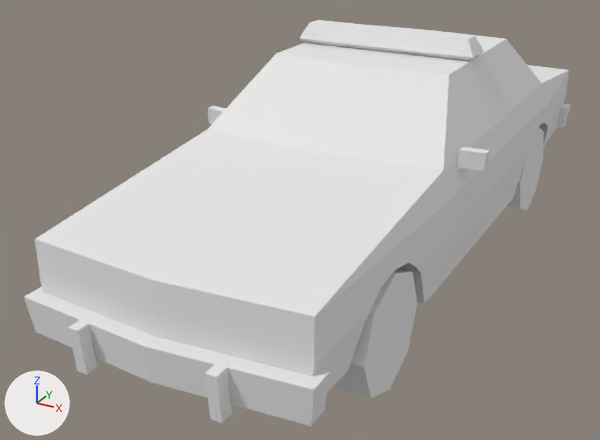
Before and after pictures for a commit that changed the OBJ model Assets/Models/PSX_Style_Cars_by_GGBot_(August2023)/Car 05/Car5_Police.obj.
Camera for both pictures: a camera (50 mm lens) standing at (3.19, -7.32, 3.77) and looking at (-0.48, -0.64, 0.44). Arrows for +X, +Y and +Z are at lower left; the lights stay in place. The older version comes first. Where no turn or scale is listed for an object, it has been applied to the vertices.

The first picture shows 'Car5_Police'.
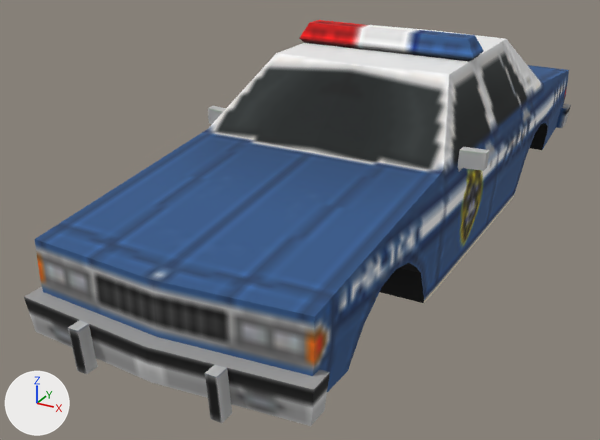
Location of each change, (x1, y1, x2, y2) in pixels of the pictures (600 x 440 px):
'Car5_Police', surface changed, reshaped (darker): (24, 20, 571, 426) in both
part 1 of me_car5_police, deleted: before (334, 268, 417, 398)
part 2 of me_car5_police, deleted: before (506, 128, 544, 210)

Edits to the bpy script that builds the scene:
```text
Add img_car5_police_png:
    img_car5_police_png = load_image('car5_police.png', 'car5_police.png', 128, 128, 'sRGB')
Change mat_car5_police_mat:
    remove mat_car5_police_mat.base_color = (0.8, 0.8, 0.8)  # white #e7e7e7
    add mat_car5_police_mat.texture = img_car5_police_png
    mat_car5_police_mat.roughness: 1.0 -> 0.895
Change me_car5_police:
    used by ob_car5_police; location = (0.0, 0.0, 0.0)
    remove me_car5_police.from_pydata(...)  # 265 vertices, 306 faces; spans x -1.39..1.39, y -3.73..3.64, z -0.03..2.22
    add me_car5_police.from_pydata(...)  # 201 vertices, 242 faces; spans x -1.39..1.39, y -3.73..3.64, z 0.35..2.22
    me_car5_police part 1: the loose piece of 16 vertices spanning x 0.88..1.2, y -2.77..-1.75, z -0.03..0.99 is deleted
    me_car5_police part 2: the loose piece of 16 vertices spanning x 0.88..1.2, y 1.3..2.32, z -0.03..0.99 is deleted
    other edits to the shape of me_car5_police do not show in these pictures
```
